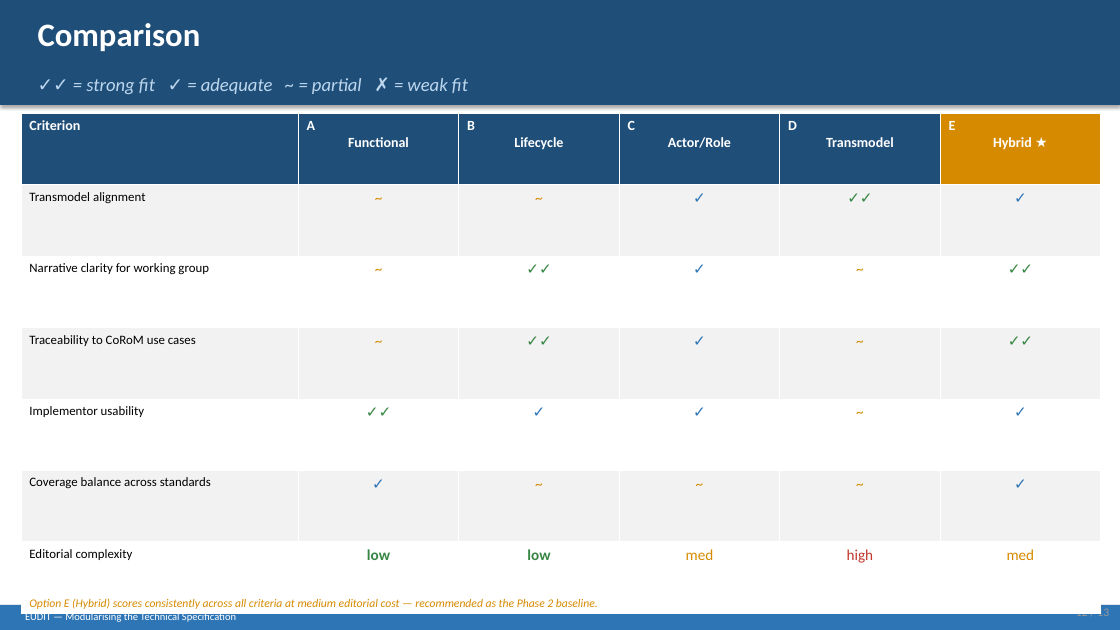
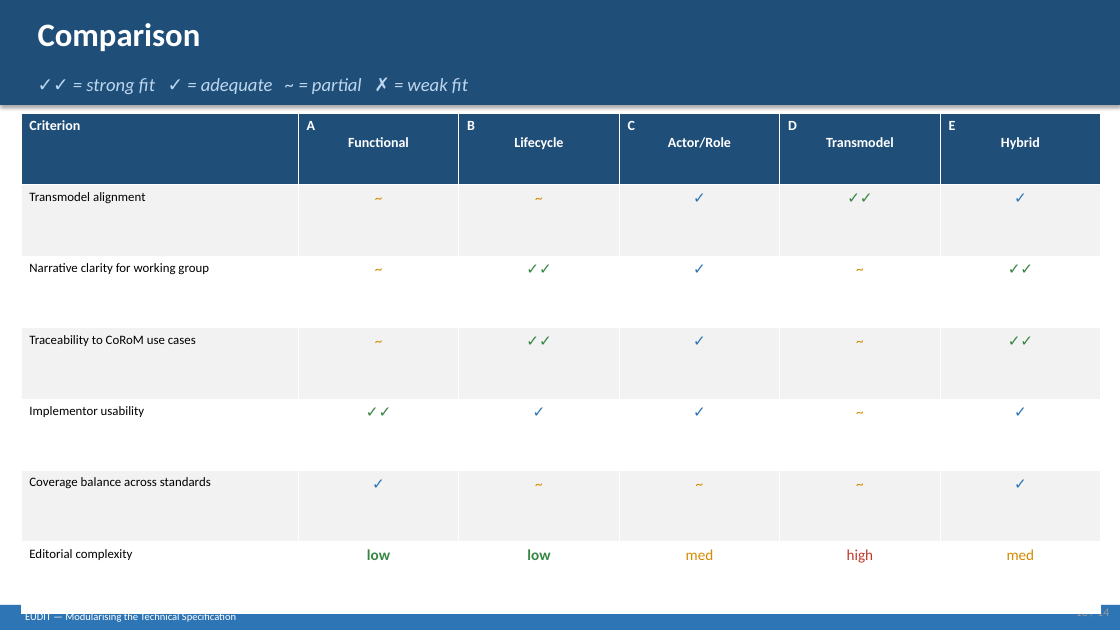
Before and after one commit to TransmodelEcosystem/EUDIT, a slide deck: slide 13 of wiki/modularization/modularization-options.pptx (slide 12 before the commit). Drawn at 1120x630 pixels with LibreOffice and Linux fonts; fonts in the diff are those of the drawing. Boxes give left, top, right and bottom in pixels: in the first picture for what was removed or moved away, otherwise in the second. Text is boxed around its words. In the diff, an @@ line names an element or a change of style, - is before the commit and + after.

```diff
--- a/wiki/modularization/modularization-options.pptx
+++ b/wiki/modularization/modularization-options.pptx
@@ table at [21, 113, 1101, 613] @@
-row 1, column 6: E Hybrid ★
+row 1, column 6: E Hybrid
@@ fill #D68A00 to #1F4E79 in row 1, column 6 @@
@@ text removed at [29, 598, 598, 609] @@
-Option E (Hybrid) scores consistently across all criteria at medium editorial cost — recommended as the Phase 2 baseline.
@@ text at [1076, 606, 1109, 619]: text changed @@
-12 / 13
+13 / 14
```
Also in this commit, not shown: 12 other slides changed, 1 slide added.
